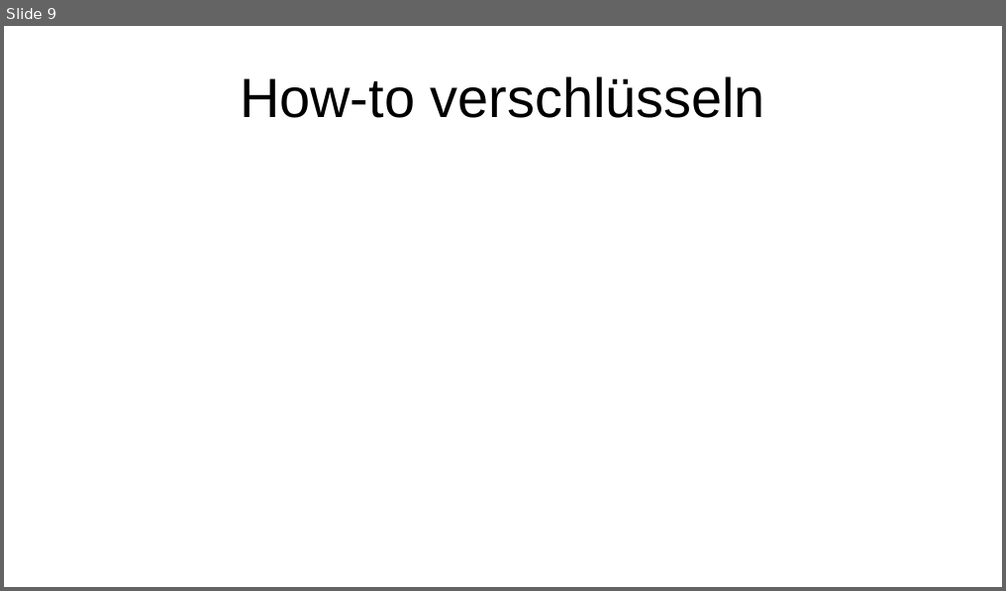
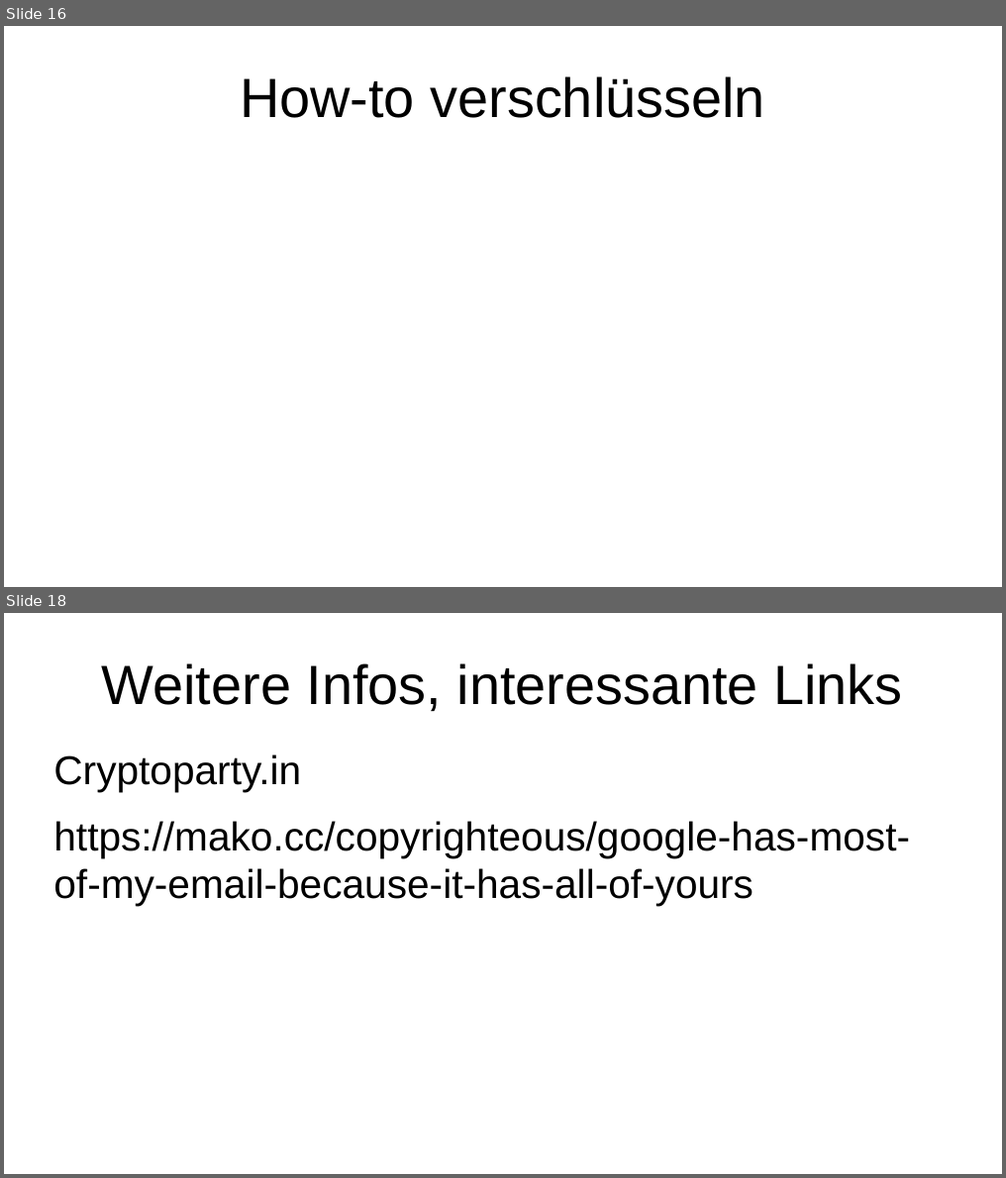
Before and after one commit to binary-bugs/mailVerschluesselung, a slide deck: präsi e-mail verschlüsselung.odp. Shown one above the other, each under a label of ours: slide 9 before the commit, slides 16 and 18 after it; the slides between them are not shown. The pictures are 1006x591 and 1006x1178 pixels, drawn with LibreOffice and Linux fonts; fonts in the diff are those of the drawing. Boxes give left, top, right and bottom in pixels: in the first picture for what was removed or moved away, otherwise in the second. Text is boxed around its words. In the diff, an @@ line names an element or a change of style, - is before the commit and + after.

```diff
--- a/präsi e-mail verschlüsselung.odp
+++ b/präsi e-mail verschlüsselung.odp
@@ slide 18 added at bbox=[4, 613, 1002, 1174], background #FFFFFF @@
@@ title added at bbox=[102, 663, 902, 711], 44 pt, text #000000 @@
+Weitere Infos, interessante Links
@@ text added at bbox=[54, 755, 910, 906], 32 pt, text #000000 @@
+Cryptoparty.in
+https://mako.cc/copyrighteous/google-has-most-of-my-email-because-it-has-all-of-yours
@@ what was slide 9 is now slide 16 @@
```
Also in this commit, not shown: 3 slides changed, 10 other slides added, 1 slide removed.
